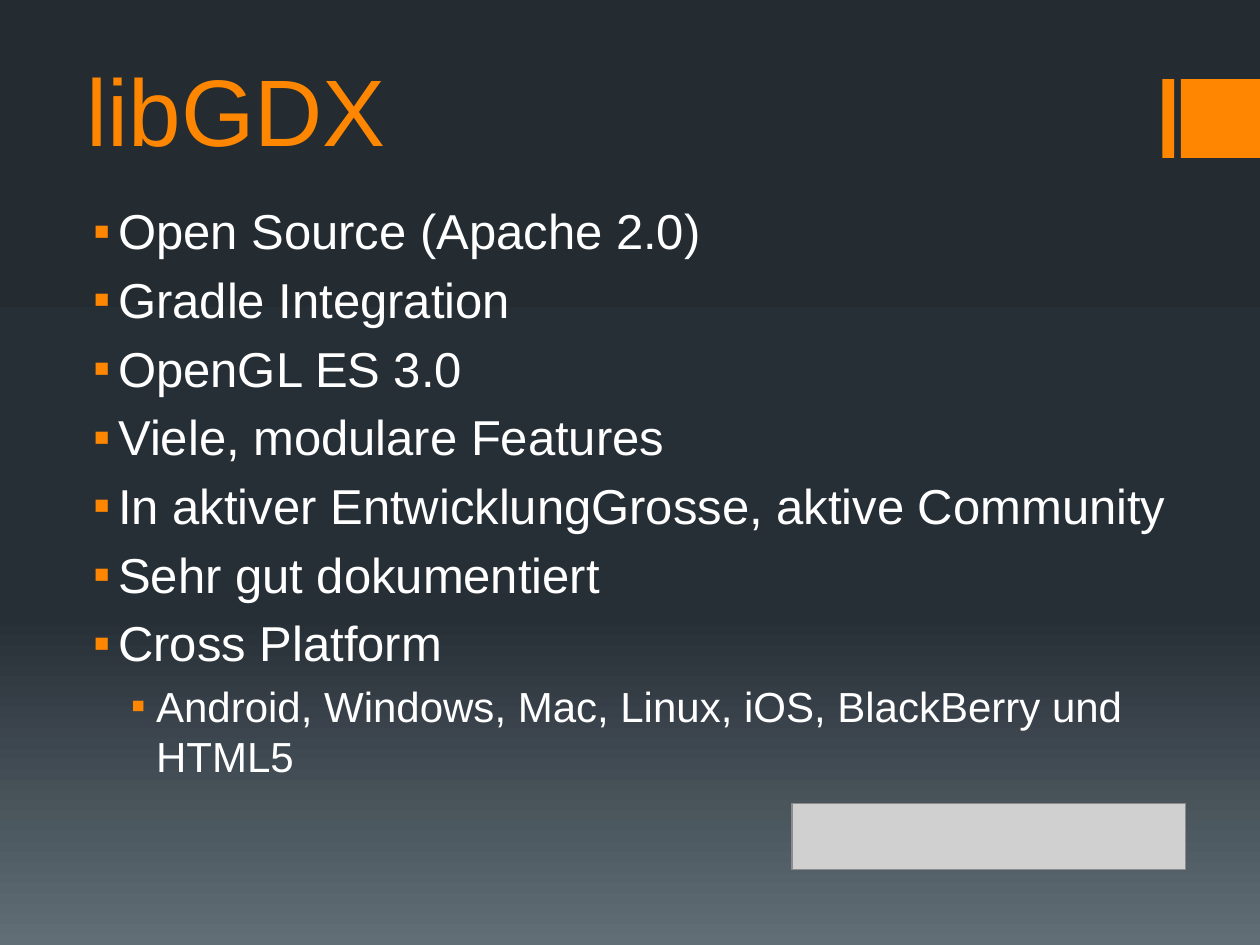
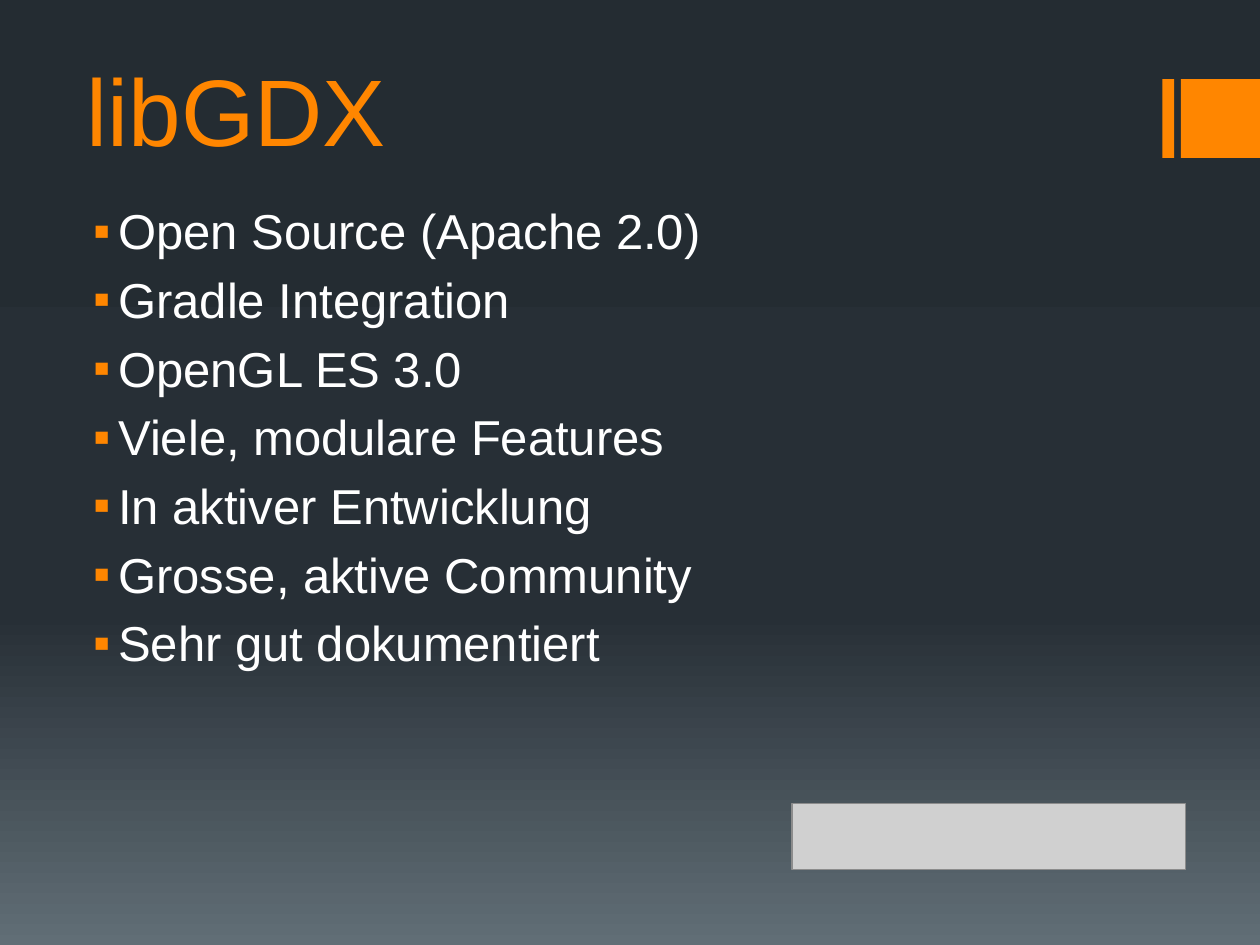
Before and after one commit to docker-apps/Docker, a slide deck: slide 11 of Documents/Analyse/Analyse_Präsentation_v1.pptx. Drawn at 1260x945 pixels with LibreOffice and Linux fonts; fonts in the diff are those of the drawing; grey boxes stand for pictures. Boxes give left, top, right and bottom in pixels: in the first picture for what was removed or moved away, otherwise in the second. Text is boxed around its words. In the diff, an @@ line names an element or a change of style, - is before the commit and + after.

```diff
--- a/Documents/Analyse/Analyse_Präsentation_v1.pptx
+++ b/Documents/Analyse/Analyse_Präsentation_v1.pptx
@@ text at bbox=[118, 488, 693, 603]: text changed @@
-▪ In aktiver EntwicklungGrosse, aktive Community
+▪ In aktiver Entwicklung
+▪ Grosse, aktive Community
@@ text at bbox=[118, 625, 1122, 773]: paragraphs removed @@
-▪ Cross Platform
-  ▪ Android, Windows, Mac, Linux, iOS, BlackBerry und HTML5
```
Also in this commit, not shown: 1 other slide changed.
